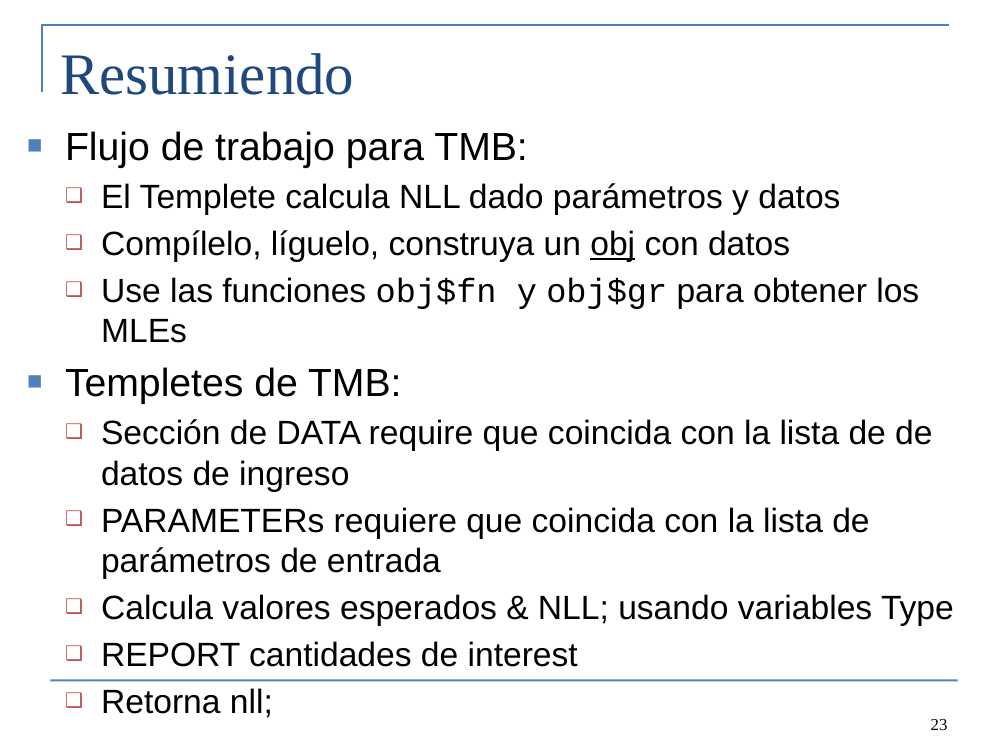
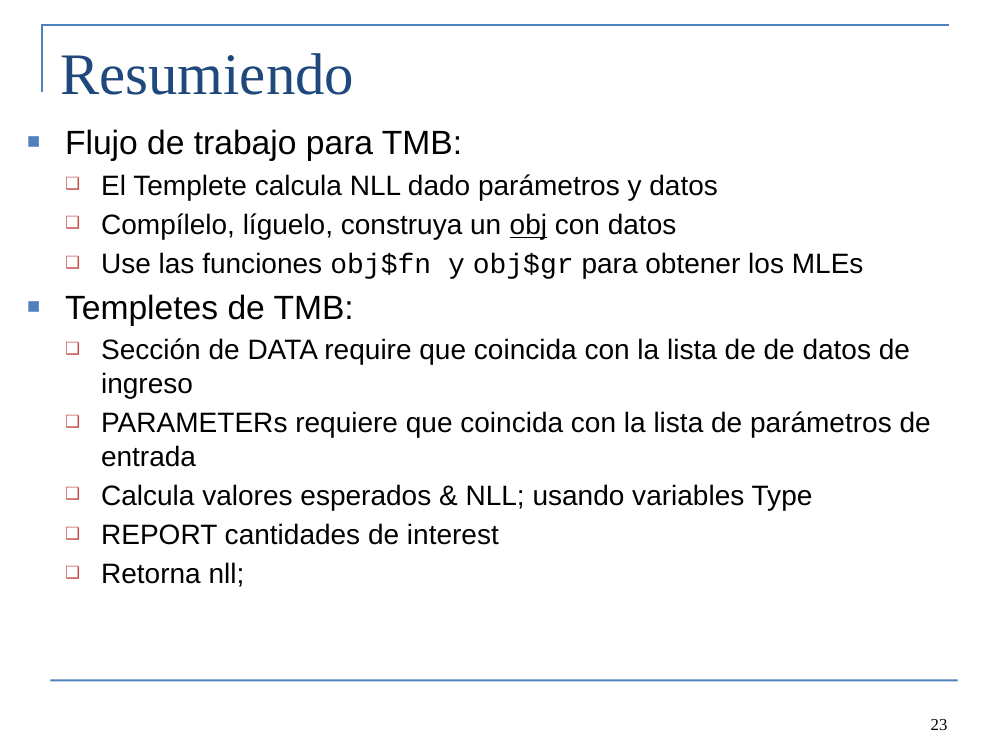
Before and after one commit to Cole-Monnahan-NOAA/tmb_workshop, a slide deck: slide 23 of day2/lecture2_TMB_syntax_spa.pptx. Drawn at 1008x756 pixels with LibreOffice and Linux fonts; fonts in the diff are those of the drawing. Boxes give left, top, right and bottom in pixels: in the first picture for what was removed or moved away, otherwise in the second. Text is boxed around its words. In the diff, an @@ line names an element or a change of style, - is before the commit and + after.

```diff
--- a/day2/lecture2_TMB_syntax_spa.pptx
+++ b/day2/lecture2_TMB_syntax_spa.pptx
@@ text "Flujo de trabajo para TMB:" at [65,129,931,587]: size 28 to 24 pt in "Flujo de trabajo para TMB:", "Templetes de TMB:"; size 24 to 20 pt in "El Templete calcula NLL dado parámetros y ...", "Compílelo, líguelo, construya un obj con datos", "Use las funciones obj$fn y obj$gr para ...", "Sección de DATA require que coincida con ..." and 4 more places @@
```
Also in this commit, not shown: 7 other slides changed, 4 other files.
